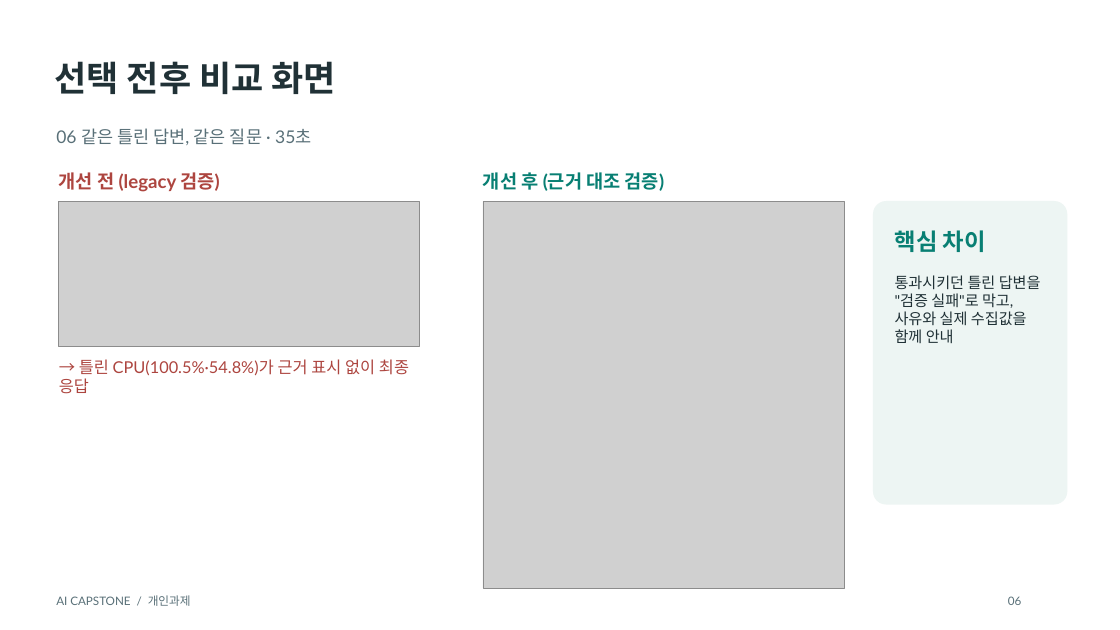
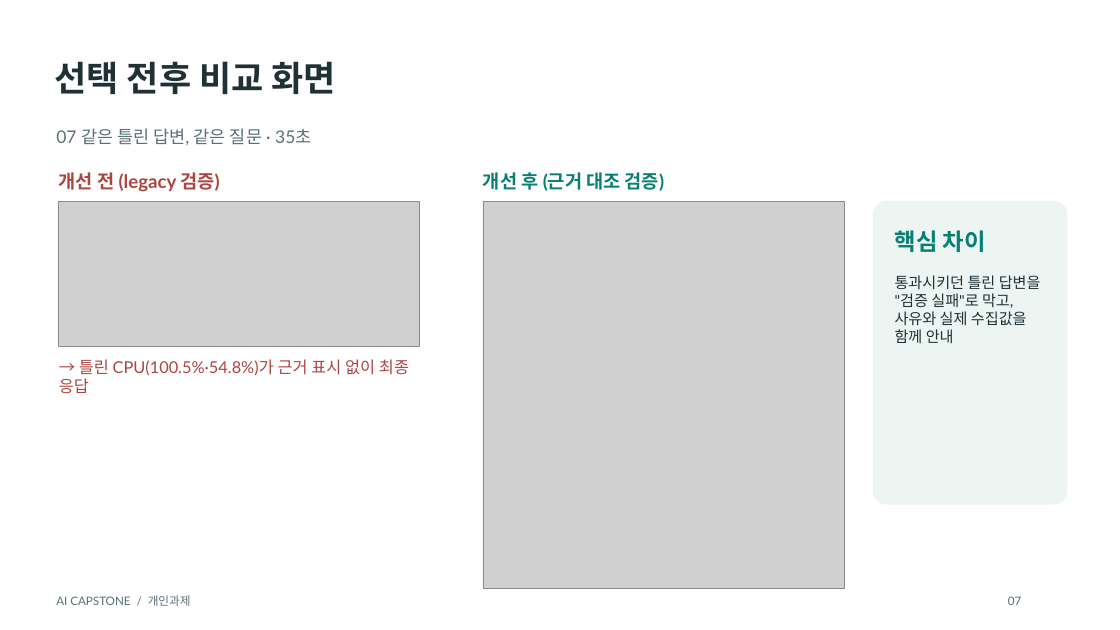
Before and after one commit to gkyeon/ai-capstone-gkyeon, a slide deck: slide 7 of submission/AI_Capstone_발표.pptx (slide 6 before the commit). Drawn at 1120x630 pixels with LibreOffice and Linux fonts; fonts in the diff are those of the drawing; grey boxes stand for pictures. Boxes give left, top, right and bottom in pixels: in the first picture for what was removed or moved away, otherwise in the second. Text is boxed around its words. In the diff, an @@ line names an element or a change of style, - is before the commit and + after.

```diff
--- a/submission/AI_Capstone_발표.pptx
+++ b/submission/AI_Capstone_발표.pptx
@@ text at [56, 128, 311, 145]: text changed @@
-06 같은 틀린 답변, 같은 질문 · 35초
+07 같은 틀린 답변, 같은 질문 · 35초
@@ text at [1008, 596, 1021, 605]: text changed @@
-06
+07
```
Also in this commit, not shown: 4 other slides changed, 1 slide added, 1 other file.
